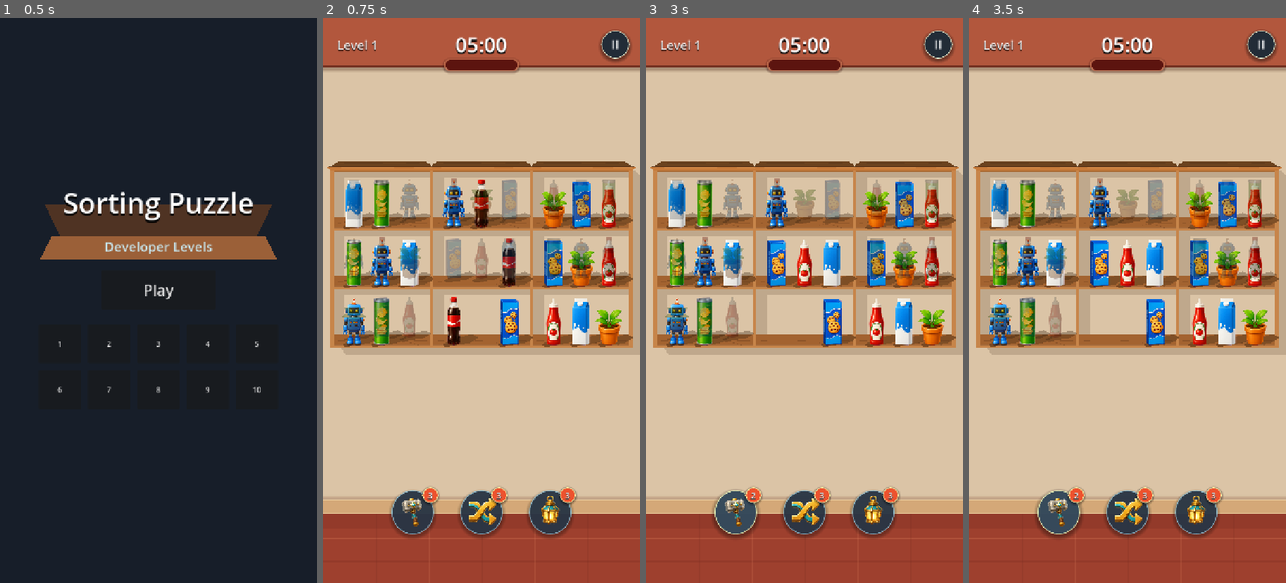
Above: before the commit, frames 1-4 (left to right).
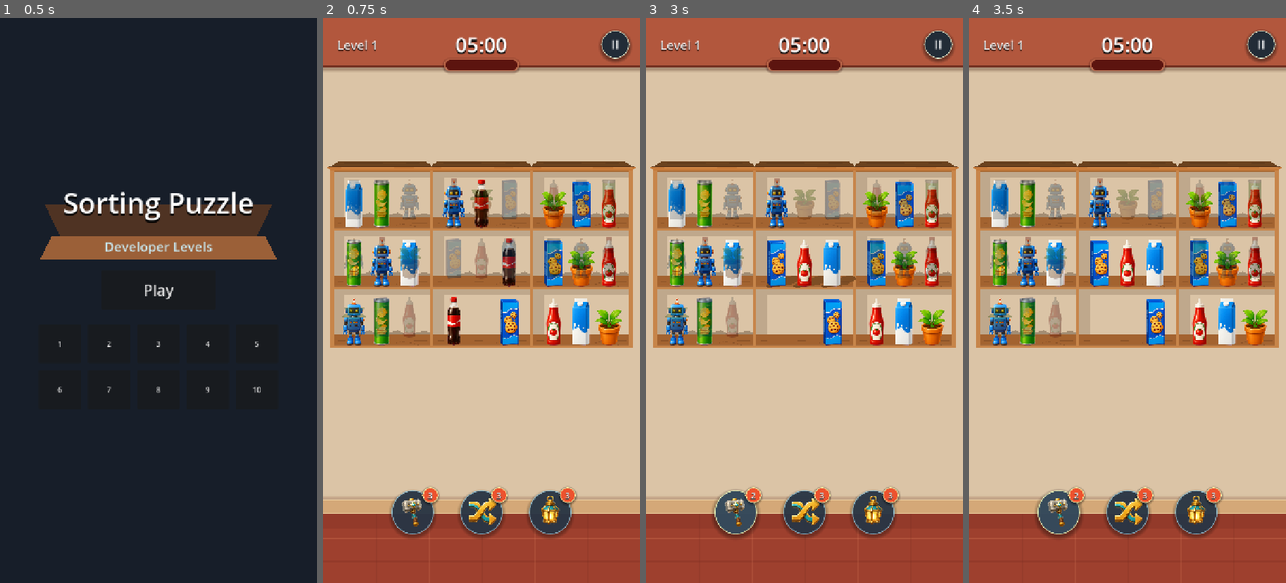
Above: after the commit, the same moments.

Repository: vladeque/sorting-puzzle
Game: Godot game, scene res://scenes/main_menu.tscn
The game is run twice, just before and just after one commit, with the same random seed, the same clock (stepped at 60 frames per second) and the same inputs.
Inputs:
- Up to frame 1 (0.5 s): no input
- Up to frame 2 (0.75 s): click "Play" at 0.5 s
- Up to frame 3 (3 s): click "II" at 1.25 s; click "Continue" at 2 s; click "3" at 2.75 s
- Up to frame 4 (3.5 s): no input

Frame 1 is identical in both runs. In frame 2, 3.7% of the frame differs, in the area x 5-100%, y 27-60%; in frame 3, 3.4%; in frame 4, 3.6%.

Commit message:
Keep shadows behind back layer items

Diff:
--- a/scenes/item.tscn
+++ b/scenes/item.tscn
@@ -35,7 +35,7 @@
 script = ExtResource("1_item_script")
 
 [node name="Shadow" type="Polygon2D" parent="." unique_id=1649807921]
-z_index = -1
+z_index = -3
 position = Vector2(6, 42)
 color = Color(0.5, 0.31, 0.15, 1)
 polygon = PackedVector2Array(-31, 8, -15, -2, 33, -15, 49, -7, 27, 5, -24, 13)
--- a/scenes/shelf.tscn
+++ b/scenes/shelf.tscn
@@ -6,11 +6,13 @@
 
 [node name="Shadow" type="Polygon2D" parent="." unique_id=1166351438]
 visible = false
+z_index = -2
 color = Color(0.74916583, 0.65930223, 0.5507783, 1)
 polygon = PackedVector2Array(-90.24036, 44.01355, 126.45907, 44.272057, 137.25061, 58.82427, -78.578064, 59.016922)
 
 [node name="RightColumnShadow" type="Polygon2D" parent="." unique_id=356530628]
 visible = false
+z_index = -2
 color = Color(0.7490196, 0.65882355, 0.54901963, 1)
 polygon = PackedVector2Array(111.81738, -87.18291, 128.0911, -71.91666, 128.16081, 54.794724, 112, 46)
 
Not shown, changed: docs/PROJECT_MAP.md
Not shown, changed: docs/SCENES.md
